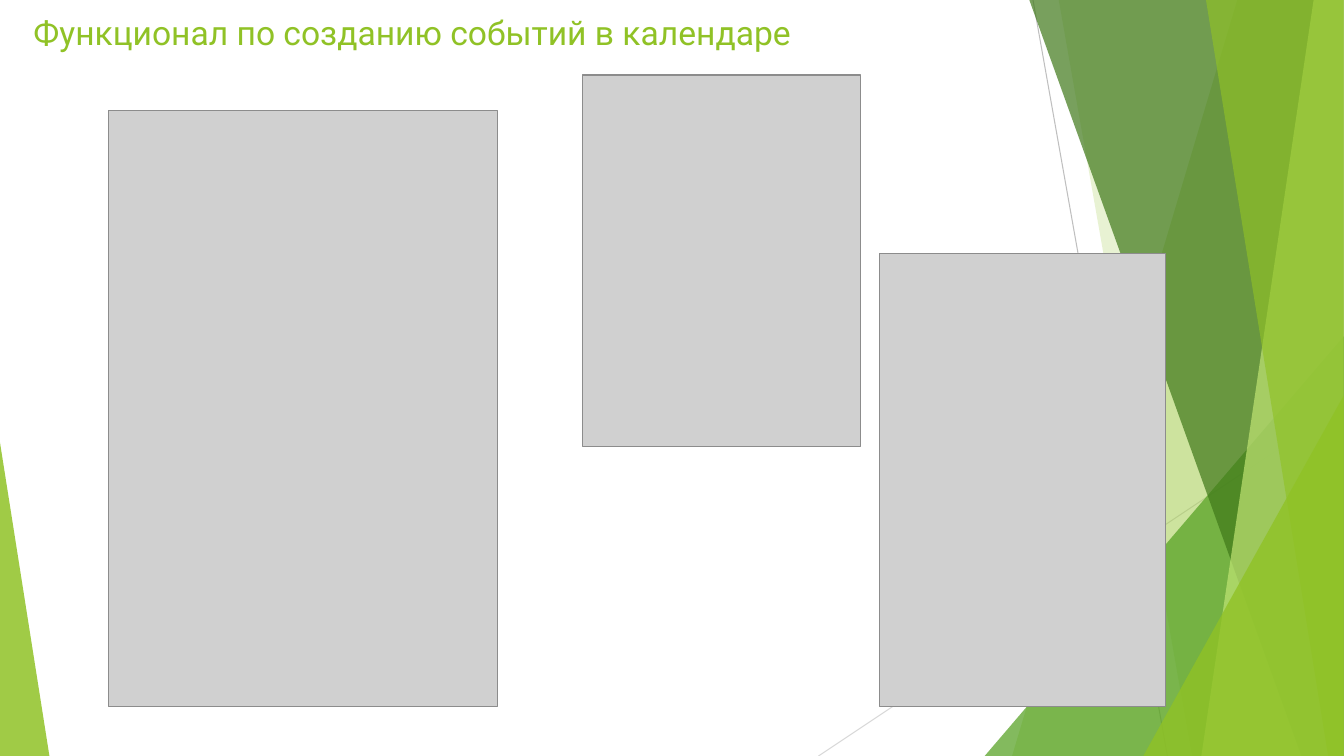
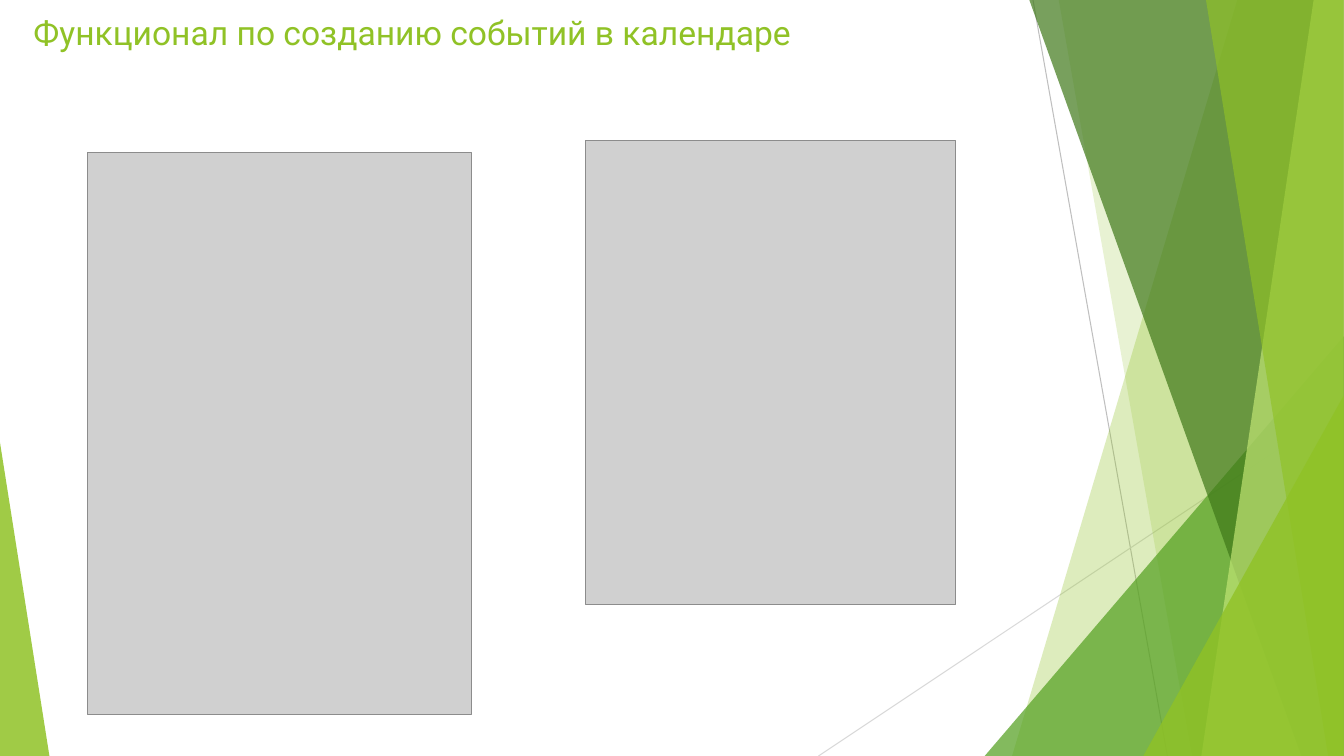
Before and after one commit to Tigeroff2002/Labs, a slide deck: slide 14 of Диплом/PRI-120-VKR-Presentation-Parakhin.pptx. Drawn at 1344x756 pixels with LibreOffice and Linux fonts; fonts in the diff are those of the drawing; grey boxes stand for pictures. Boxes give left, top, right and bottom in pixels: in the first picture for what was removed or moved away, otherwise in the second. Text is boxed around its words. In the diff, an @@ line names an element or a change of style, - is before the commit and + after.

```diff
--- a/Диплом/PRI-120-VKR-Presentation-Parakhin.pptx
+++ b/Диплом/PRI-120-VKR-Presentation-Parakhin.pptx
@@ picture removed at bbox=[583, 75, 861, 446] @@
@@ picture added at bbox=[586, 140, 956, 605] @@
@@ picture: place and size @@
-picture at bbox=[109, 111, 498, 707]
+picture at bbox=[88, 152, 472, 714]
@@ picture removed at bbox=[879, 253, 1166, 707] @@
```
Also in this commit, not shown: 10 other slides changed, 3 slides added, 4 slides removed, 20 other files.
